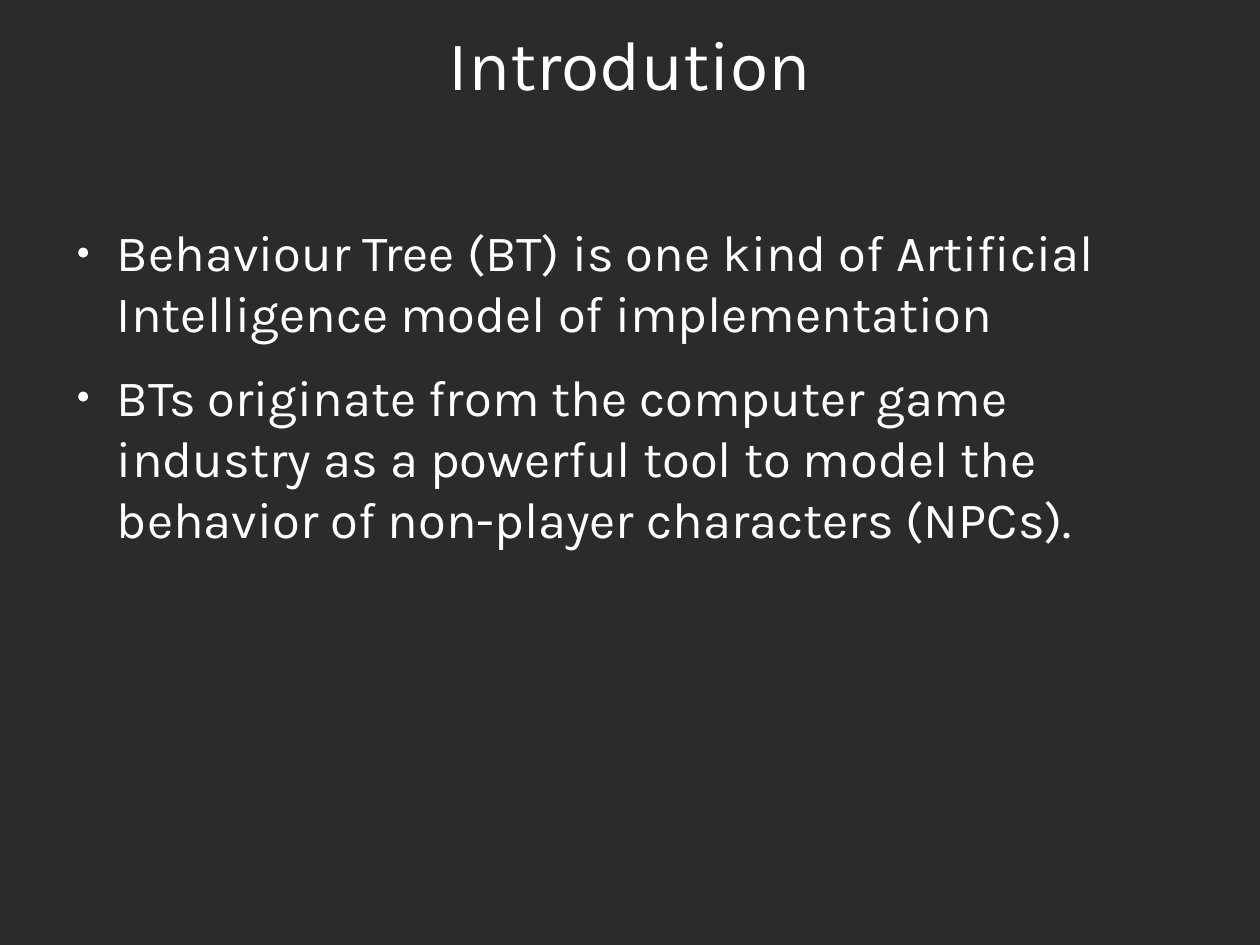
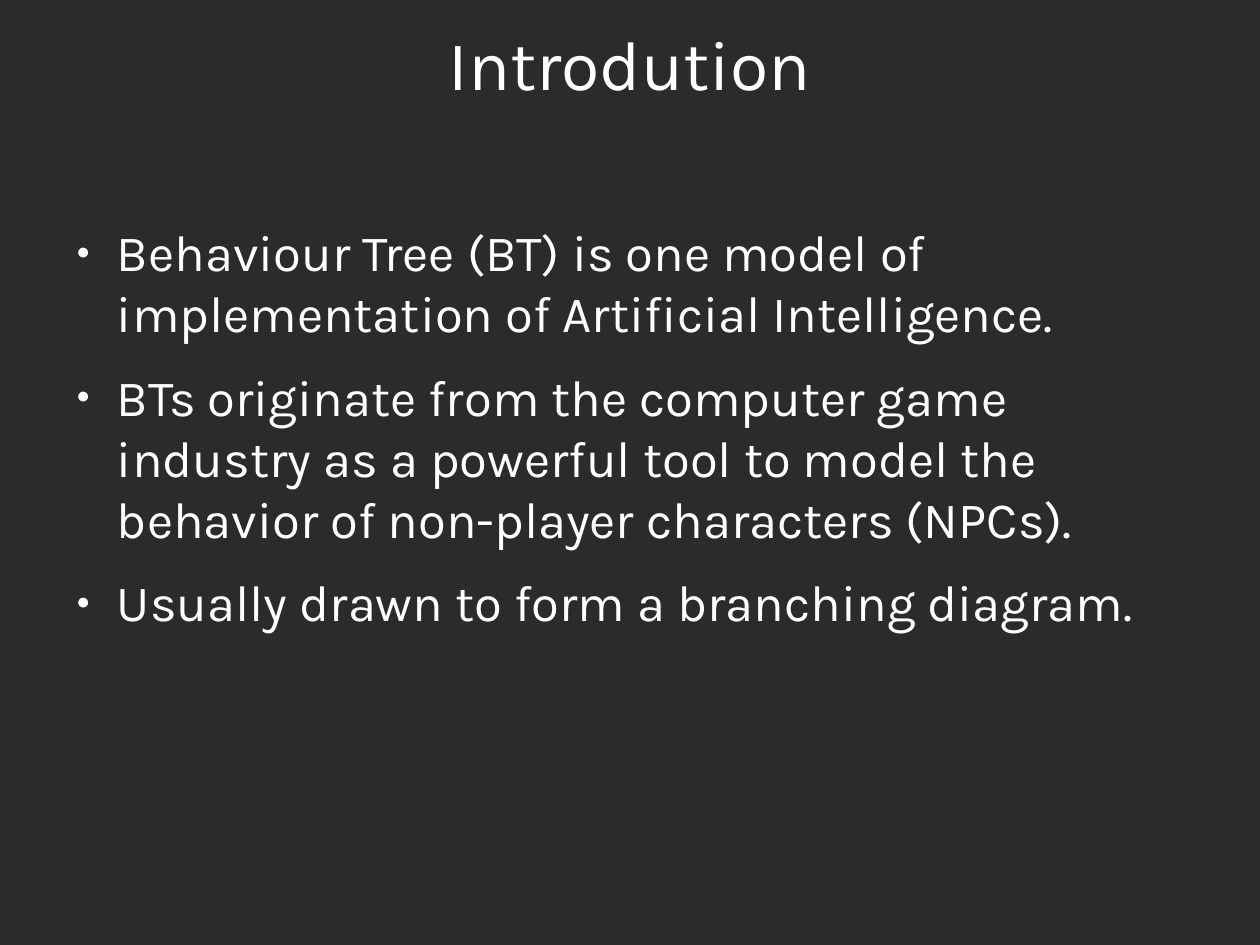
Before and after one commit to expee/AI_BehaviourTreeTest, a slide deck: slide 2 of Docs/BT_Presentation.odp. Drawn at 1260x945 pixels with LibreOffice and Linux fonts; fonts in the diff are those of the drawing; background and template pictures are left out; a plain dark background stands for a picture behind light text. Boxes give left, top, right and bottom in pixels: in the first picture for what was removed or moved away, otherwise in the second. Text is boxed around its words. In the diff, an @@ line names an element or a change of style, - is before the commit and + after.

```diff
--- a/Docs/BT_Presentation.odp
+++ b/Docs/BT_Presentation.odp
@@ text at (117, 234, 1053, 345): text changed @@
-● Behaviour Tree (BT) is one kind of Artificial Intelligence model of implementation
+● Behaviour Tree (BT) is one model of implementation of Artificial Intelligence.
@@ text at (117, 586, 1133, 633): paragraph added @@
+● Usually drawn to form a branching diagram.
```
Also in this commit, not shown: 12 other slides changed, 34 slides added, 7 other files.
